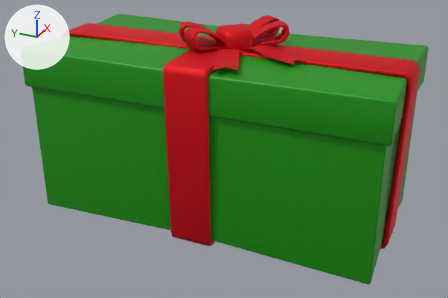
Renders of the glTF model Models/SM_GiftBox_02.glb from each side of a commit.
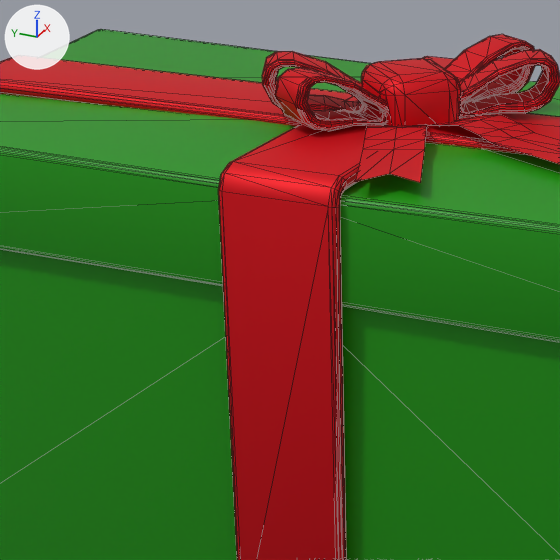
Old and new are each drawn whole from a 50 mm camera at (-3.102, -1.385, 1.921) aimed at (-0.108, -0.037, 0.424) and again close up on the part from 18% to 65% of the width and 1% to 70% of the height. The axes (+X, +Y, +Z) are drawn at upper left. The lights are the same throughout. The close-ups show mesh edges as thin lines. Vertices at the same position are counted once.

The scene before the commit, as lines of its bpy script (objects in view):
```python
me_plane_004 = bpy.data.meshes.new('Plane.004')
me_plane_004.from_pydata(...)  # 1642 vertices, 3268 faces; spans x -0.51..0.51, y -1.04..1.04, z -0.01..1.14
# faces by material slot: [456, 2812]
me_plane_004.materials.append(mat_material_008)  # green #159200
me_plane_004.materials.append(mat_material_009)  # red #dd0014
ob_sm_giftbox_02 = bpy.data.objects.new('SM_GiftBox_02', me_plane_004)
ob_sm_giftbox_02.location = (0.0, 0.0, 0.0)
```
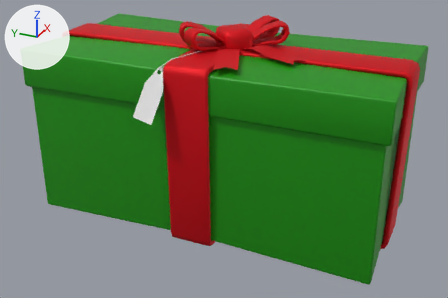
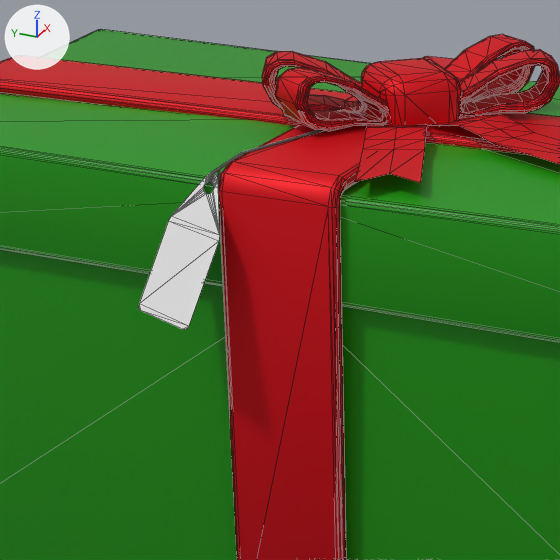
Where the change shows, as pixel boxes [x1, y1, x2, y2] in the close-ups (560 x 560 px):
part 1 of me_plane_004, added: after [208, 130, 324, 185]
part 2 of me_plane_004, added: after [139, 173, 220, 330]

The change in detail:
Material 'Material.015' (mat_material_015) is new.
Its base color is (0.8, 0.8, 0.8) (white #e7e7e7).
Material 'Material.017' (mat_material_017) is new.
Its base color is (0.8, 0.8, 0.8) (white #e7e7e7).
me_plane_004 is used by ob_sm_giftbox_02; location (0.0, 0.0, 0.0).
me_plane_004 had 1642 vertices, 3268 faces and spanned x -0.51..0.51, y -1.04..1.04, z -0.01..1.14.
me_plane_004 now has 1787 vertices, 3513 faces and spans x -0.62..0.51, y -1.04..1.04, z -0.01..1.14.
me_plane_004 part 1: a new loose piece of 104 vertices spanning x -0.49..-0.17, y 0.03..0.15, z 0.98..1.03, in mat_material_017 (white #e7e7e7).
me_plane_004 part 2: a new loose piece of 41 vertices spanning x -0.62..-0.48, y 0.1..0.26, z 0.74..1.0, in mat_material_015 (white #e7e7e7).
me_plane_004 now uses material mat_material_015 (white #e7e7e7).
me_plane_004 now uses material mat_material_017 (white #e7e7e7).
